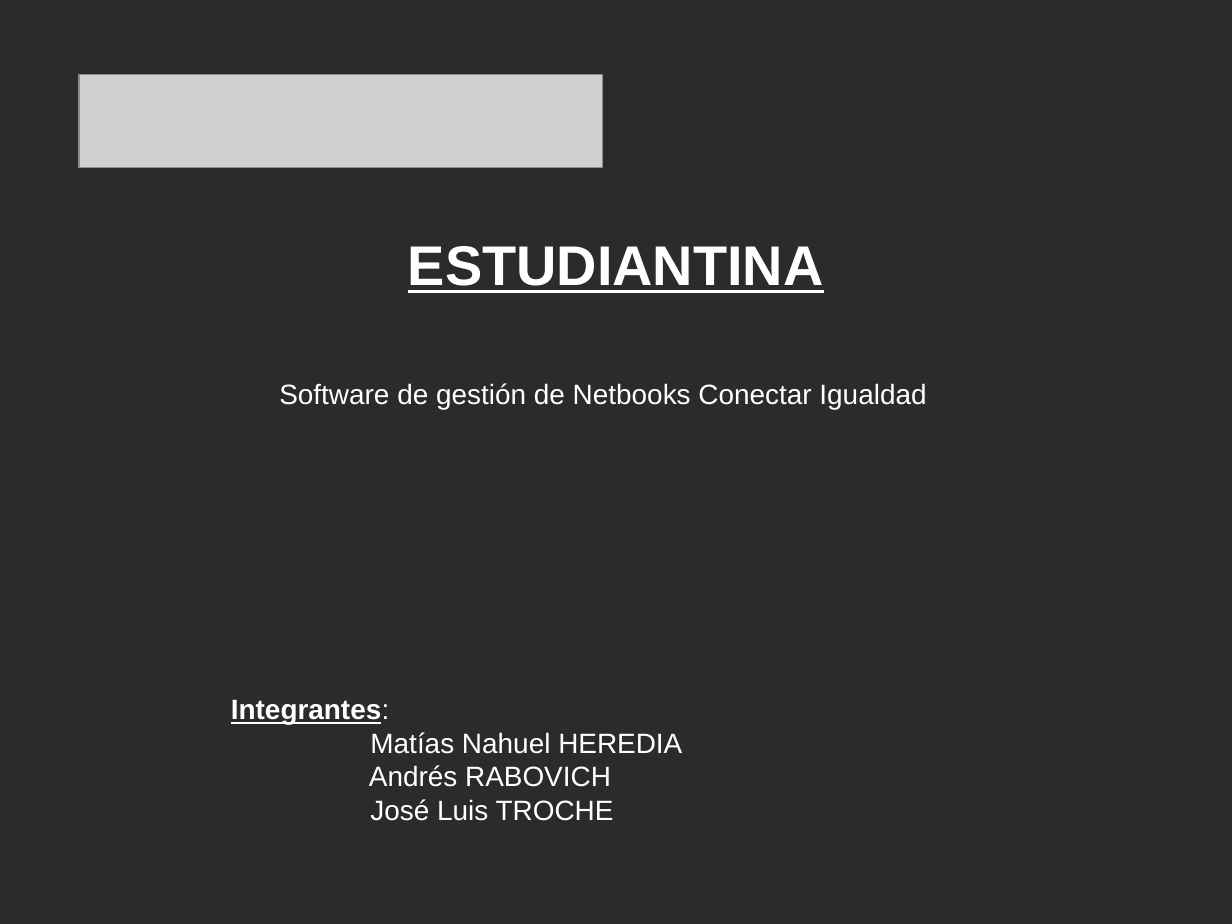
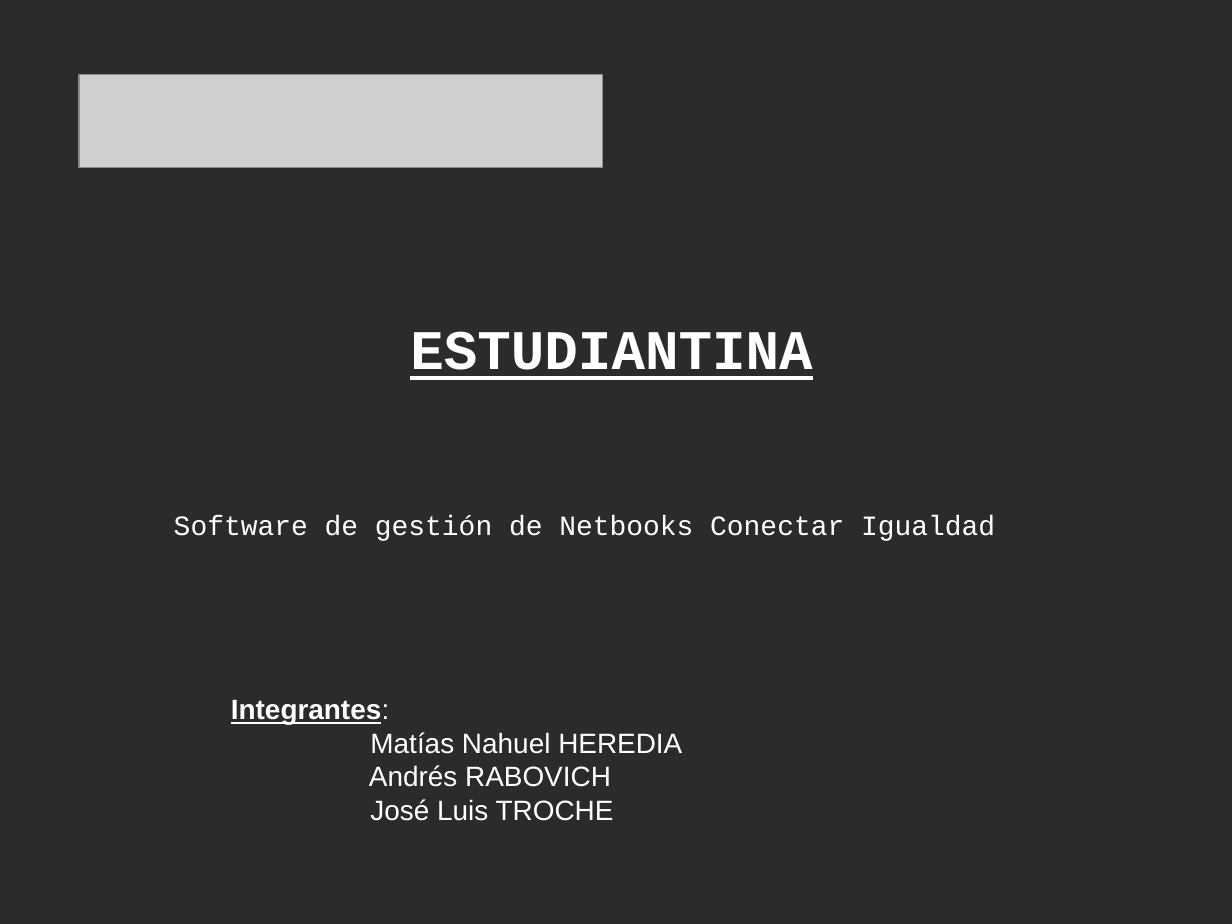
Before and after one commit to Estudiantina/Estudiantina, a slide deck: slide 1 of documentacion/presentacion/presentacion.odp. Drawn at 1232x924 pixels with LibreOffice and Linux fonts; fonts in the diff are those of the drawing; grey boxes stand for pictures; background and template pictures are left out; a plain dark background stands for a picture behind light text. Boxes give left, top, right and bottom in pixels: in the first picture for what was removed or moved away, otherwise in the second. Text is boxed around its words. In the diff, an @@ line names an element or a change of style, - is before the commit and + after.

```diff
--- a/documentacion/presentacion/presentacion.odp
+++ b/documentacion/presentacion/presentacion.odp
@@ text "ESTUDIANTINA": place and size @@
-text "ESTUDIANTINA" at (408,246,824,293)
+text "ESTUDIANTINA" at (410,331,812,380)
@@ text "ESTUDIANTINA" at (410,331,812,380): font Arial to Courier New @@
@@ text "Software de gestión de Netbooks ..." at (174,515,995,541): font Arial to Courier New @@
@@ text "Software de gestión de Netbooks ...": place and size @@
-text "Software de gestión de Netbooks ..." at (279,383,926,409)
+text "Software de gestión de Netbooks ..." at (174,515,995,541)
```
Also in this commit, not shown: 4 other slides changed.
